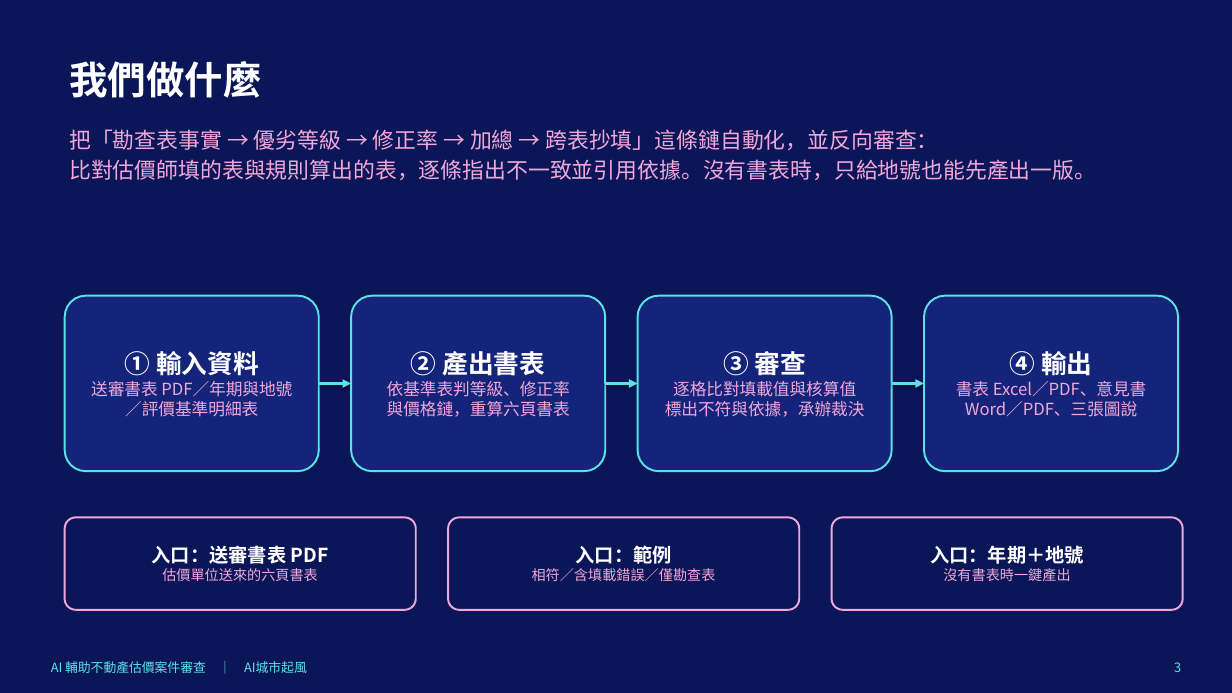
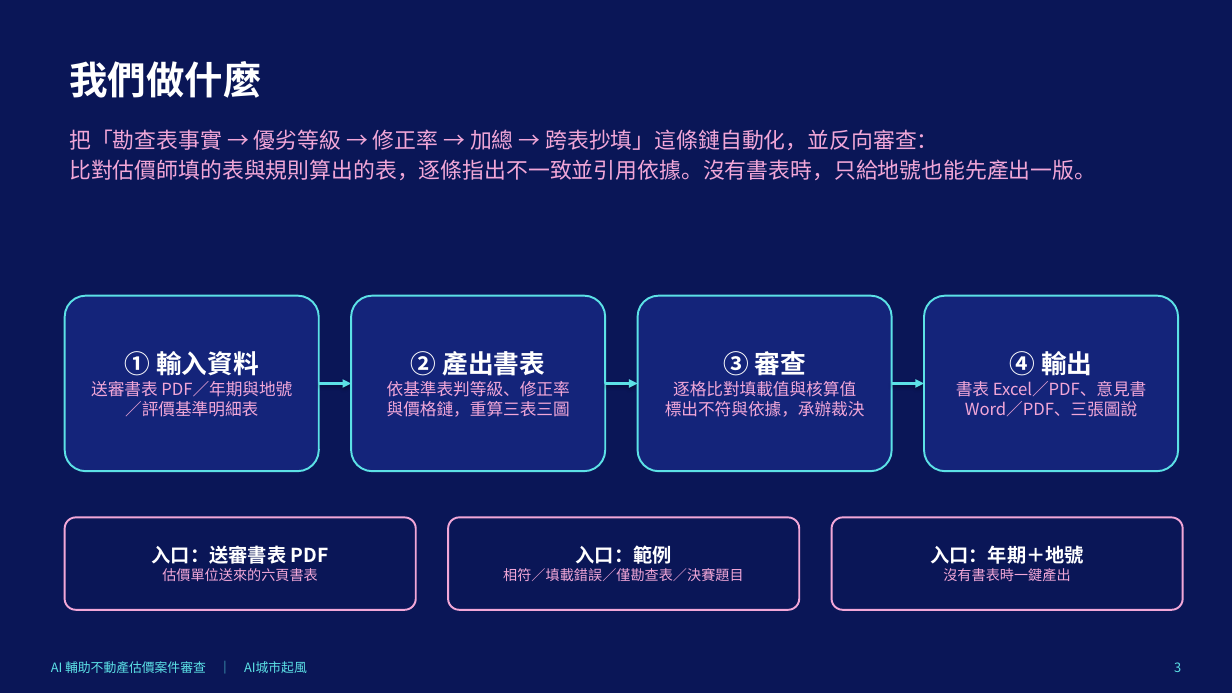
Before and after one commit to Peakqi-com/la-platform-hackthon, a slide deck: slide 3 of docs/demo/AI輔助不動產估價案件審查_簡報.pptx. Drawn at 1232x693 pixels with LibreOffice and Linux fonts; fonts in the diff are those of the drawing. Boxes give left, top, right and bottom in pixels: in the first picture for what was removed or moved away, otherwise in the second. Text is boxed around its words. In the diff, an @@ line names an element or a change of style, - is before the commit and + after.

```diff
--- a/docs/demo/AI輔助不動產估價案件審查_簡報.pptx
+++ b/docs/demo/AI輔助不動產估價案件審查_簡報.pptx
@@ text in rounded rectangle at bbox=[387, 381, 570, 417]: text changed @@
-依基準表判等級、修正率
-與價格鏈，重算六頁書表
+依基準表判等級、修正率
+與價格鏈，重算三表三圖
@@ text in rounded rectangle at bbox=[503, 568, 743, 581]: text changed @@
-相符／含填載錯誤／僅勘查表
+相符／填載錯誤／僅勘查表／決賽題目
```
Also in this commit, not shown: 33 other slides changed, 4 slides added, 11 other files.
